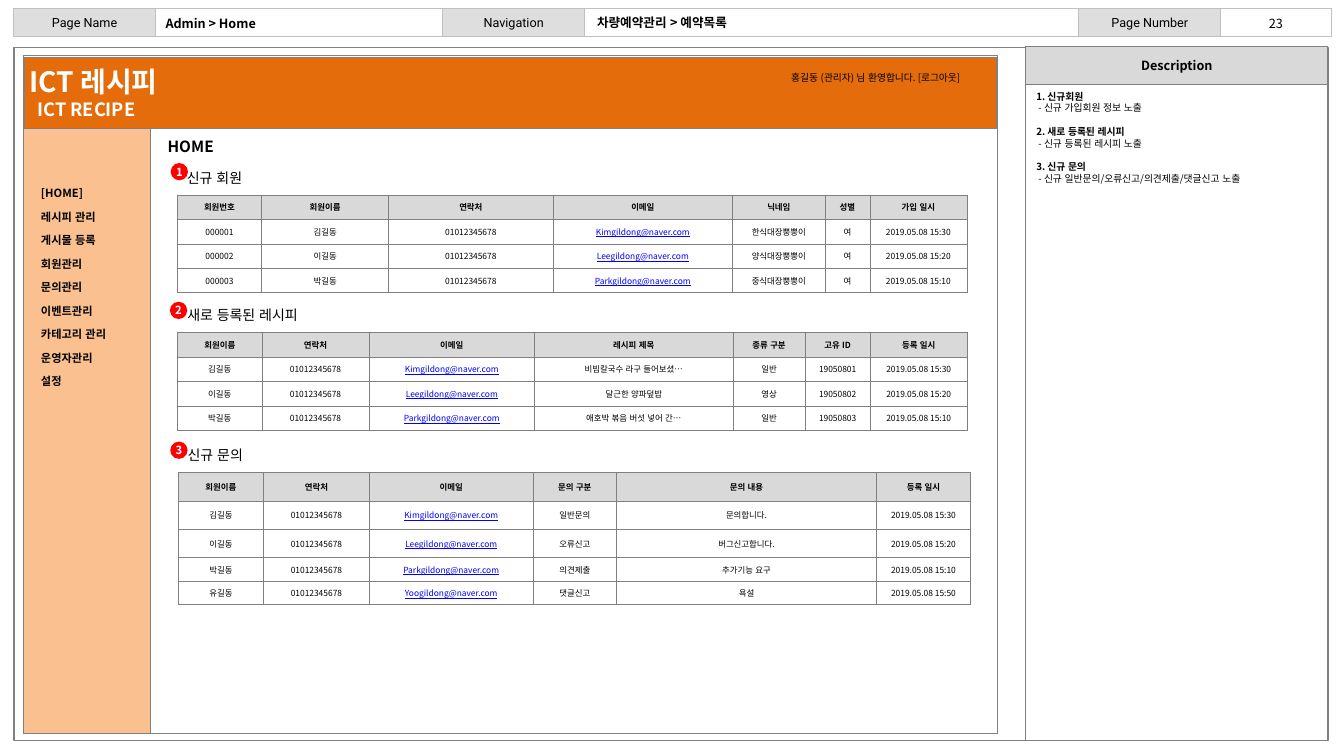
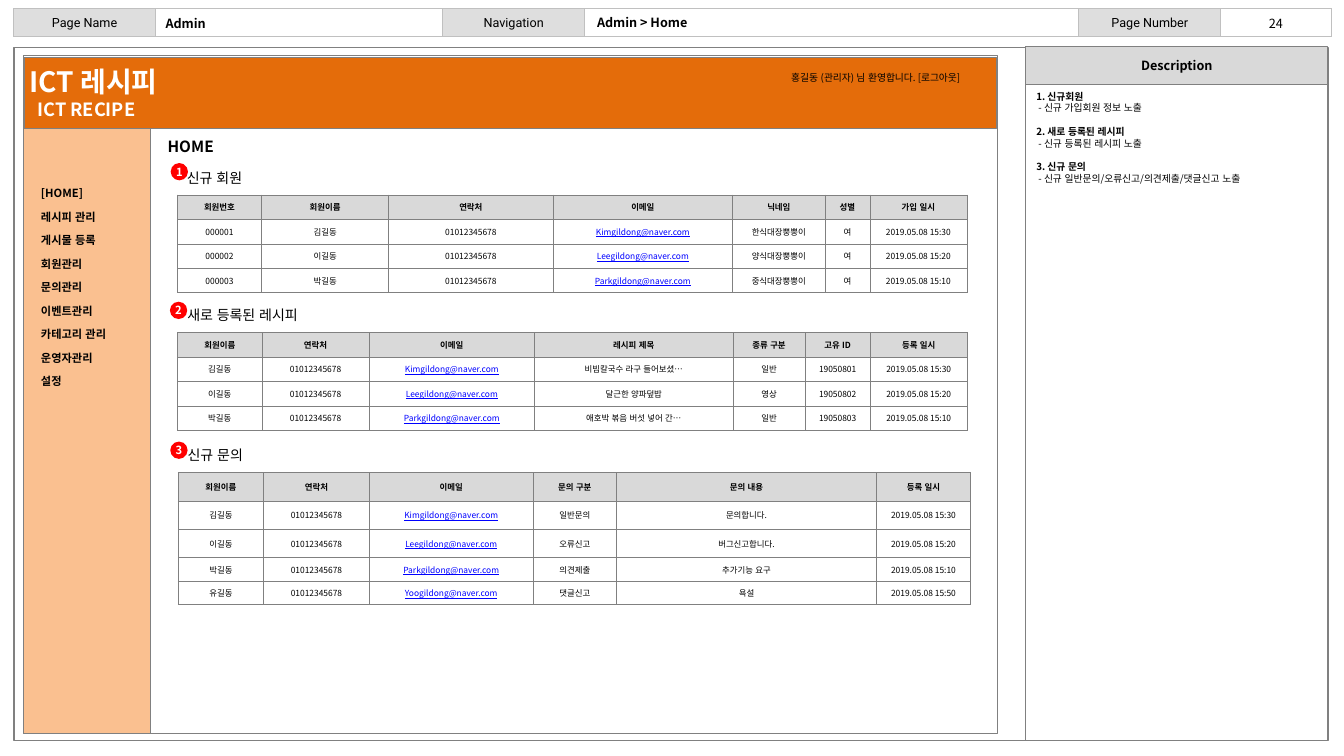
Before and after one commit to ictprojectteam/Project01, a slide deck: slide 24 of ICT레시피.pptx (slide 23 before the commit). Drawn at 1344x756 pixels with LibreOffice and Linux fonts; fonts in the diff are those of the drawing. Boxes give left, top, right and bottom in pixels: in the first picture for what was removed or moved away, otherwise in the second. Text is boxed around its words. In the diff, an @@ line names an element or a change of style, - is before the commit and + after.

```diff
--- a/ICT레시피.pptx
+++ b/ICT레시피.pptx
@@ title at (166,18,206,28): text changed @@
-Admin > Home
+Admin
@@ text at (597,17,687,27): text changed @@
-차량예약관리 > 예약목록
+Admin > Home
@@ page number at (1269,18,1283,28): text changed @@
-23
+24
```
Also in this commit, not shown: 24 other slides changed, 1 slide added, 7 other files.
